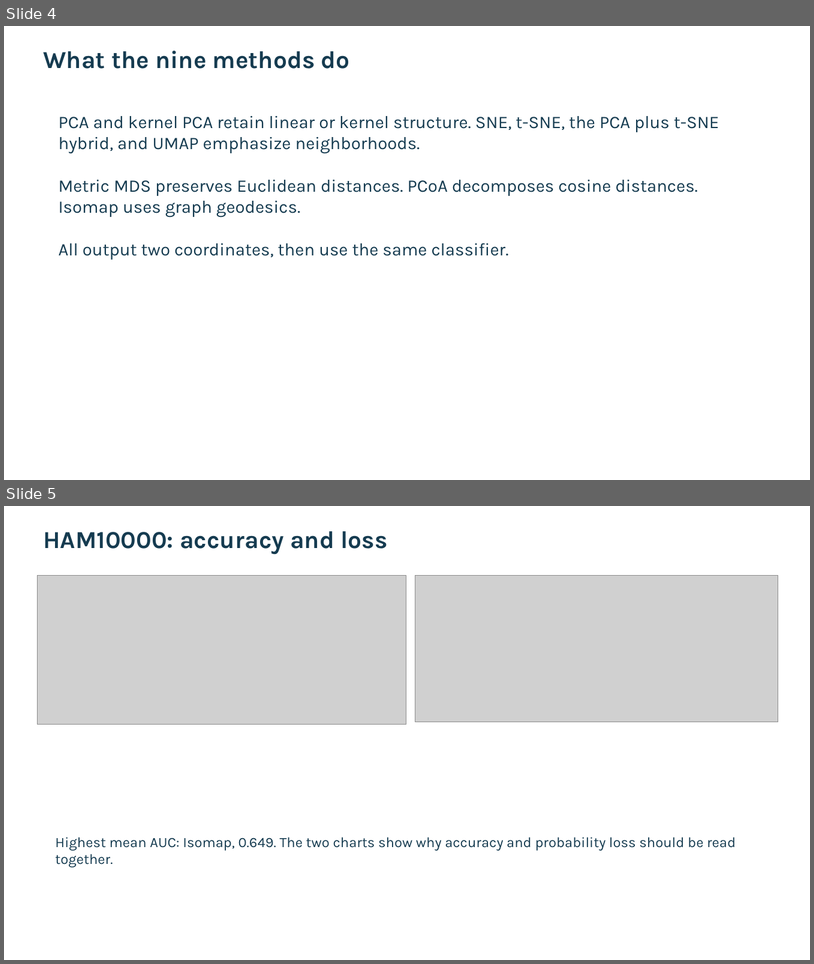
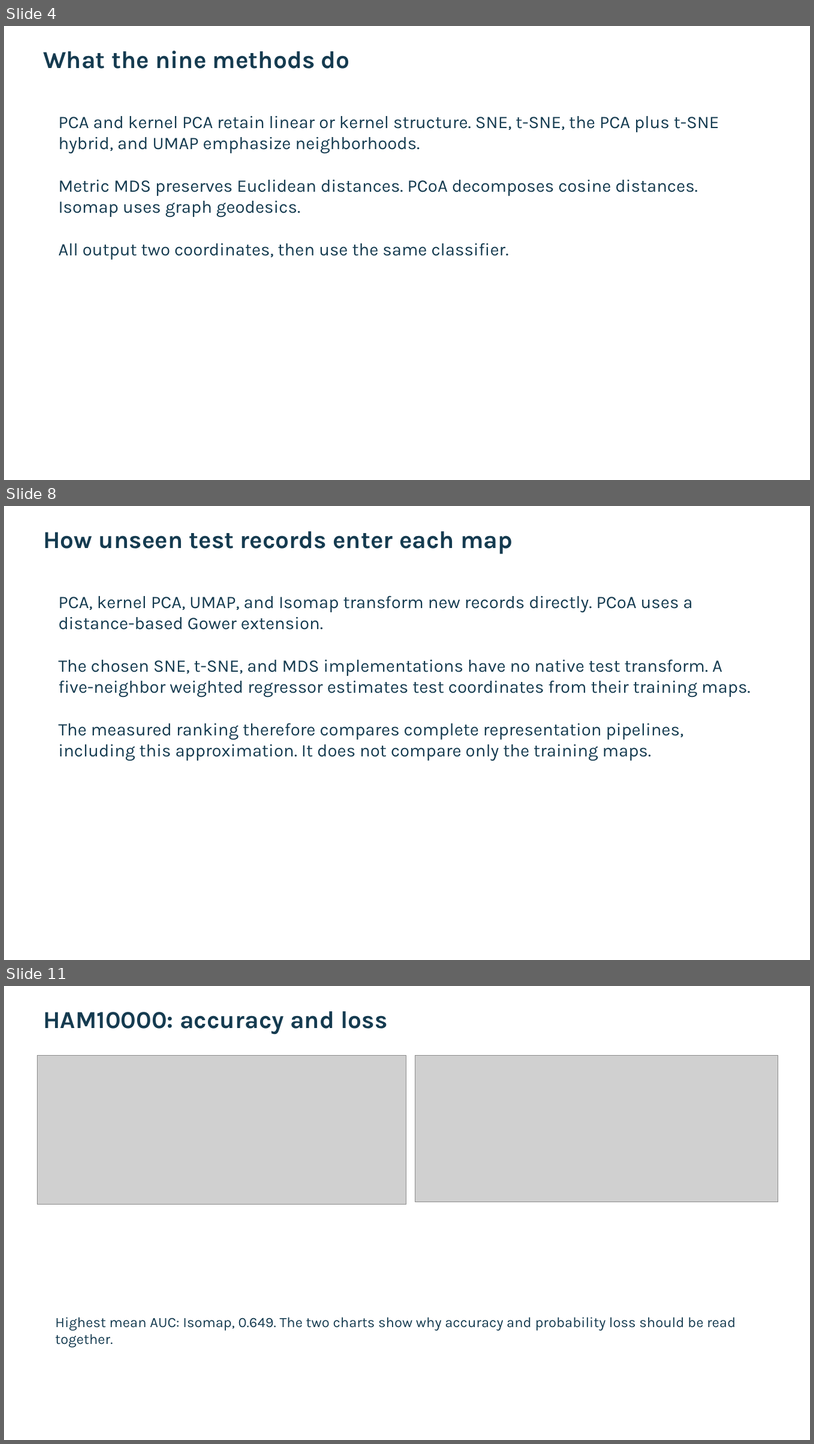
Before and after one commit to Gamila-Elfayoumi/comparing-classification-methods, a slide deck: deliverables/AML_presentation.pptx. Shown one above the other, each under a label of ours: slides 4 and 5 before the commit, slides 4, 8 and 11 after it; the slides between them are not shown. The pictures are 814x964 and 814x1444 pixels, drawn with LibreOffice and Linux fonts; fonts in the diff are those of the drawing; grey boxes stand for pictures. Boxes give left, top, right and bottom in pixels: in the first picture for what was removed or moved away, otherwise in the second. Text is boxed around its words. In the diff, an @@ line names an element or a change of style, - is before the commit and + after.

```diff
--- a/deliverables/AML_presentation.pptx
+++ b/deliverables/AML_presentation.pptx
@@ slide 8 added at (x1=4, y1=506, x2=810, y2=960), background #FFFFFF @@
@@ text added at (x1=43, y1=531, x2=513, y2=554), 29 pt, text #153B50, bold @@
+How unseen test records enter each map
@@ text added at (x1=59, y1=595, x2=751, y2=760), 21 pt, text #153B50 @@
+PCA, kernel PCA, UMAP, and Isomap transform new records directly. PCoA uses a distance-based Gower extension.
+The chosen SNE, t-SNE, and MDS implementations have no native test transform. A five-neighbor weighted regressor estimates test coordinates from their training maps.
+The measured ranking therefore compares complete representation pipelines, including this approximation. It does not compare only the training maps.
@@ what was slide 5 is now slide 11 @@
```
Also in this commit, not shown: 10 other slides added, 2 other files.
